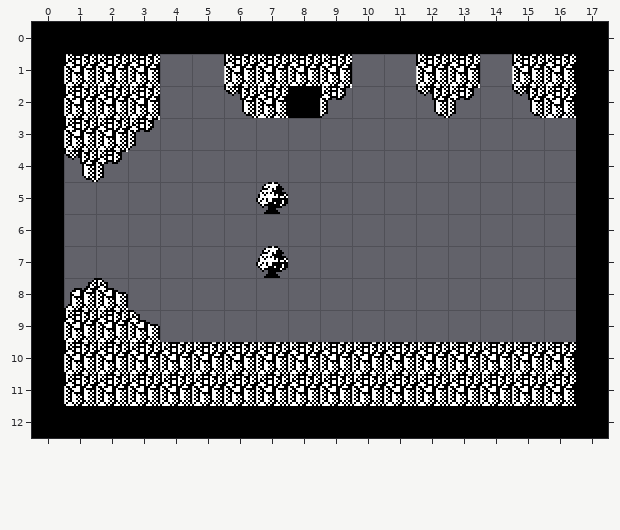
Tiled map (JSON) -- src/assets/tileMaps/LoruleE7.json. Above: the version before the commit.
Cells are 16x16 px. Shown: x 0..17, y 0..12.
New version:
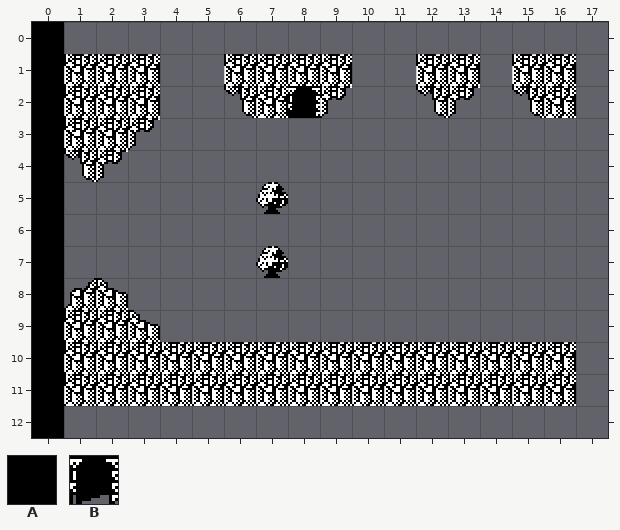
Key: from "tileset_1bit-16x16": A 27, B 50.
_ is an empty cell.
The author wrote: All the scenes now work with the new teleport destination system. Also a few extras to tie things together.
The edit:
Layer "Teleport/LoruleF7" (now hidden):
Tile A is removed in rows 0 to 12 at x 17.
Layer "Teleport/LoruleE6" (now hidden):
Tile A is removed in row 0 at x 1 to 16.
Layer "Teleport/Lorule E8" (now hidden):
Tile A is removed in row 12 at x 1 to 16.
Layer "Stuff on the Ground You Can Wa":
Tile B now appears in row 2 at x 8.
Pixel boxes of the changes (left, top, right, bottom) in both pictures:
changed: (64, 22, 608, 438)
